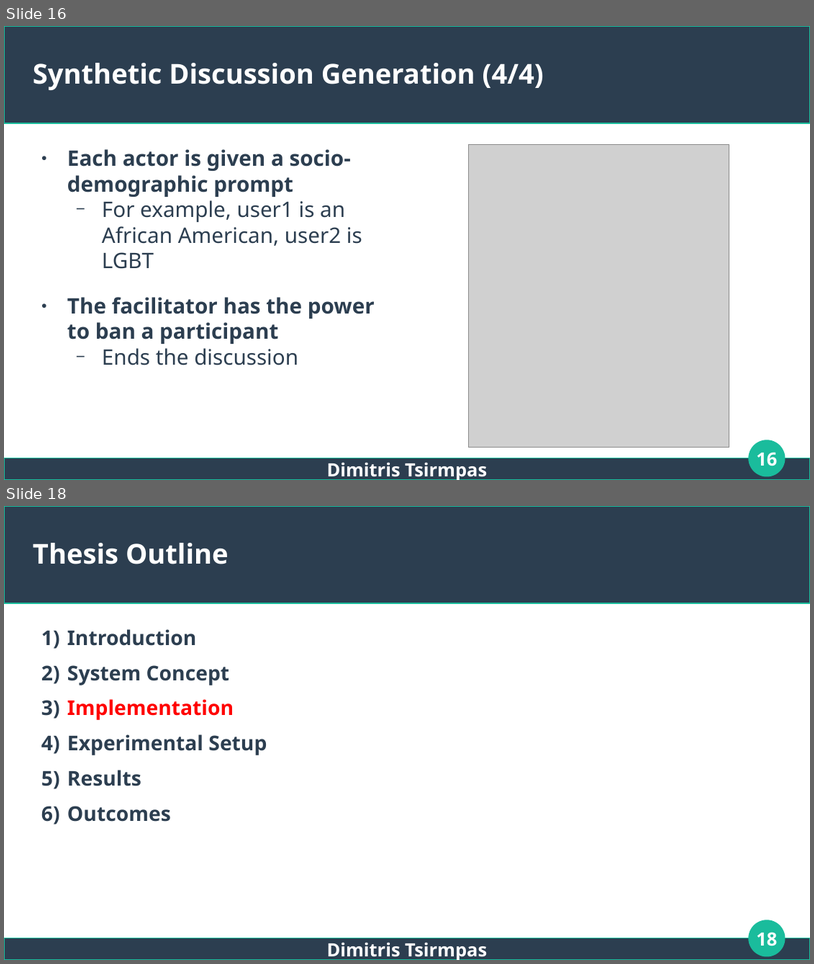
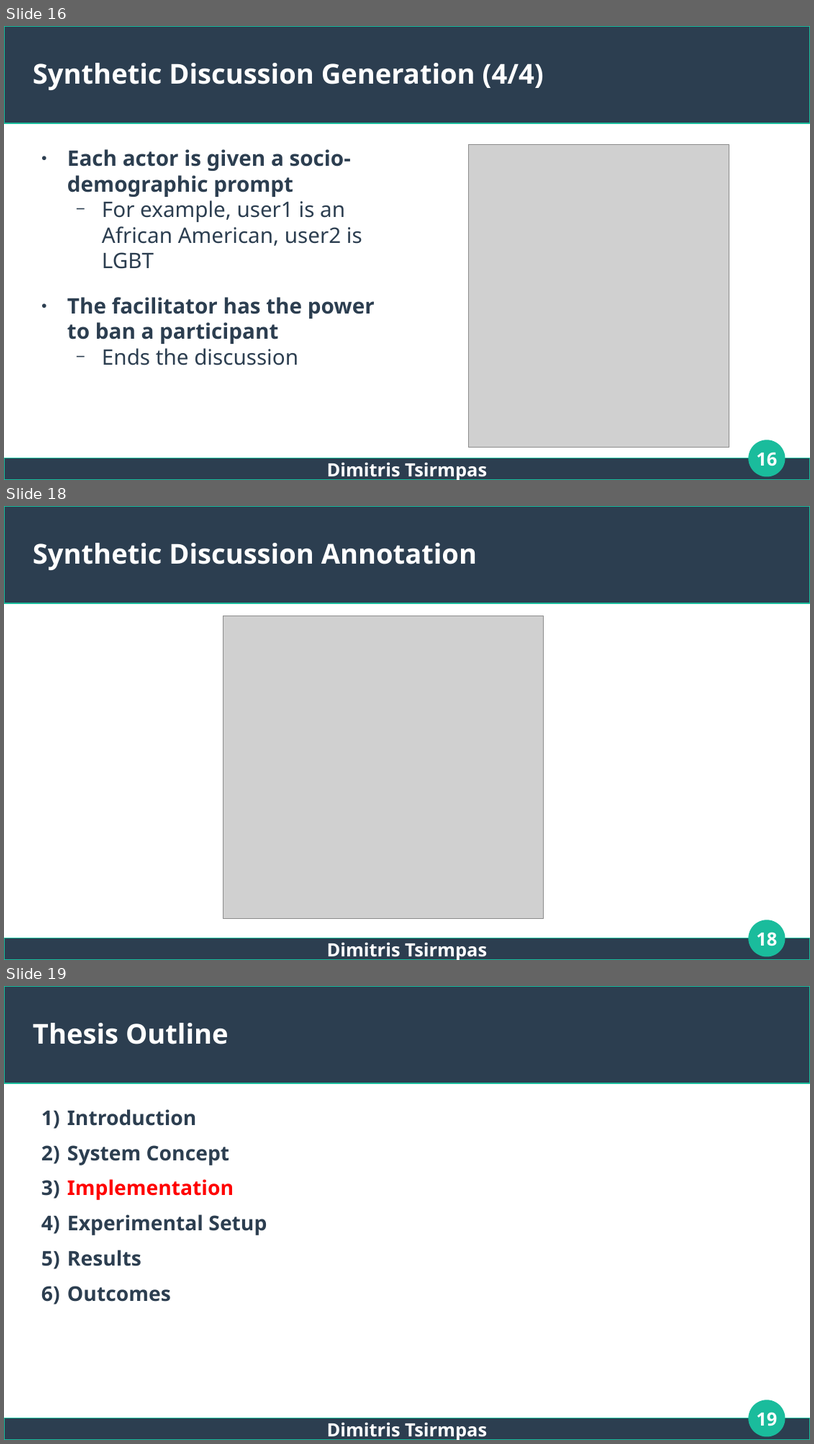
Before and after one commit to dimits-ts/llm_moderation_research, a slide deck: presentations/thesis.odp. Shown one above the other, each under a label of ours: slides 16 and 18 before the commit, slides 16, 18 and 19 after it; the slides between them are not shown. The pictures are 814x964 and 814x1444 pixels, drawn with LibreOffice and Linux fonts; fonts in the diff are those of the drawing; grey boxes stand for pictures. Boxes give left, top, right and bottom in pixels: in the first picture for what was removed or moved away, otherwise in the second. Text is boxed around its words. In the diff, an @@ line names an element or a change of style, - is before the commit and + after.

```diff
--- a/presentations/thesis.odp
+++ b/presentations/thesis.odp
@@ slide 18 added at box(4, 506, 810, 960), background #FFFFFF; not listed: 3 template elements that a slide beside it also shows @@
@@ title added at box(33, 543, 477, 570), 27 pt, text #FFFFFF, bold @@
+Synthetic Discussion Annotation
@@ picture added at box(224, 615, 544, 918) @@
@@ page number added at box(756, 932, 777, 946), 18 pt, text #FFFFFF, bold @@
+18
@@ text added at box(327, 942, 487, 960), 18 pt, text #FFFFFF, bold @@
+Dimitris Tsirmpas
@@ what was slide 18 is now slide 19 @@
@@ page number at box(756, 1412, 777, 1426): text changed @@
-18
+19
```
Also in this commit, not shown: 2 slides changed, 3 other files.
